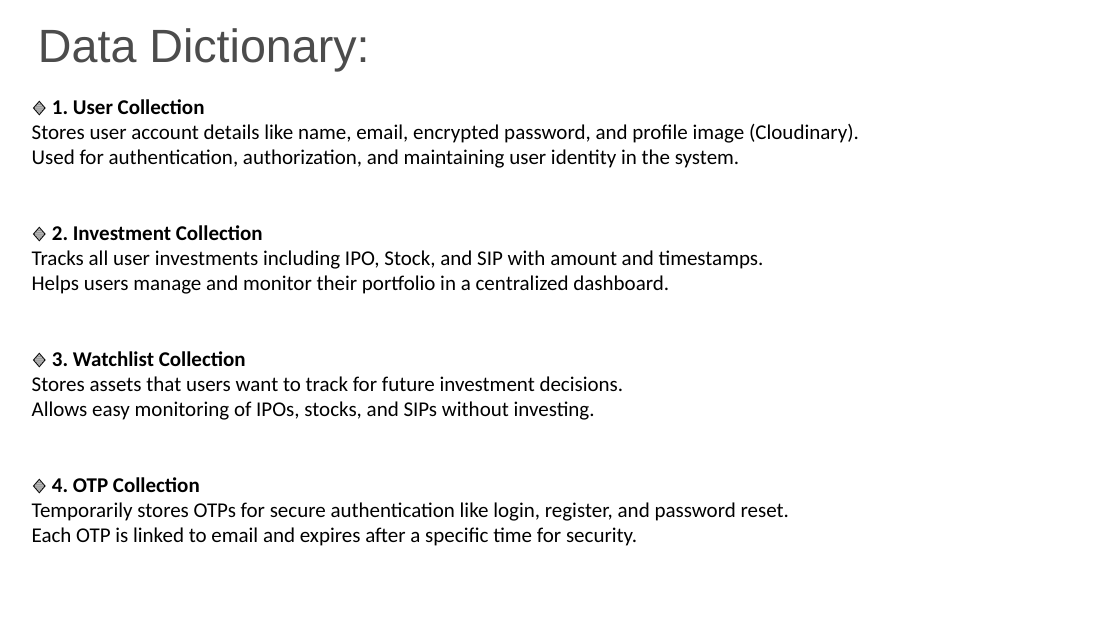
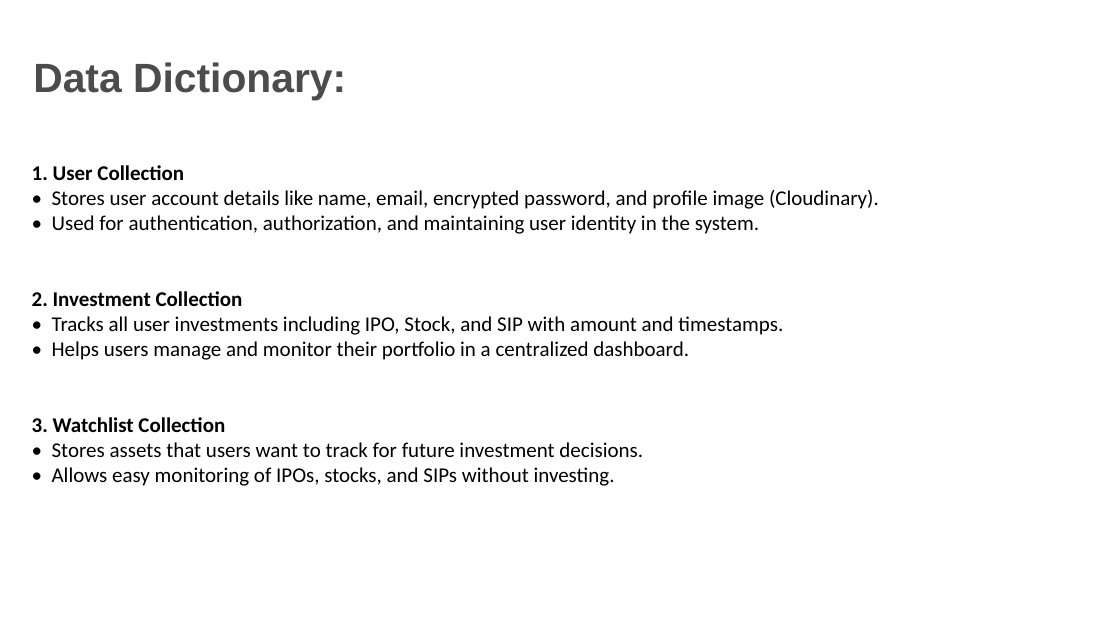
Before and after one commit to Theanantsoni/investsphere, a slide deck: slide 16 of InvestSphere-PPT.pptx. Drawn at 1120x630 pixels with LibreOffice and Linux fonts; fonts in the diff are those of the drawing; background and template pictures are left out. Boxes give left, top, right and bottom in pixels: in the first picture for what was removed or moved away, otherwise in the second. Text is boxed around its words. In the diff, an @@ line names an element or a change of style, - is before the commit and + after.

```diff
--- a/InvestSphere-PPT.pptx
+++ b/InvestSphere-PPT.pptx
@@ text "Data Dictionary:": place and size @@
-text "Data Dictionary:" at box(38, 28, 369, 71)
+text "Data Dictionary:" at box(33, 62, 346, 101)
@@ text "Data Dictionary:" at box(33, 62, 346, 101): size 40 to 35 pt, bold on @@
@@ text at box(32, 165, 879, 486): text changed @@
-🔹 1. User Collection
-Stores user account details like name, email, encrypted password, and profile image (Cloudinary).
-Used for authentication, authorization, and maintaining user identity in the system.
-🔹 2. Investment Collection
-Tracks all user investments including IPO, Stock, and SIP with amount and timestamps.
-Helps users manage and monitor their portfolio in a centralized dashboard.
-🔹 3. Watchlist Collection
-Stores assets that users want to track for future investment decisions.
-Allows easy monitoring of IPOs, stocks, and SIPs without investing.
-🔹 4. OTP Collection
-Temporarily stores OTPs for secure authentication like login, register, and password reset.
-Each OTP is linked to email and expires after a specific time for security.
+1. User Collection
+• Stores user account details like name, email, encrypted password, and profile image (Cloudinary).
+• Used for authentication, authorization, and maintaining user identity in the system.
+2. Investment Collection
+• Tracks all user investments including IPO, Stock, and SIP with amount and timestamps.
+• Helps users manage and monitor their portfolio in a centralized dashboard.
+3. Watchlist Collection
+• Stores assets that users want to track for future investment decisions.
+• Allows easy monitoring of IPOs, stocks, and SIPs without investing.
```
Also in this commit, not shown: 30 other slides changed, 3 slides added, 3 slides removed, 2 other files.
